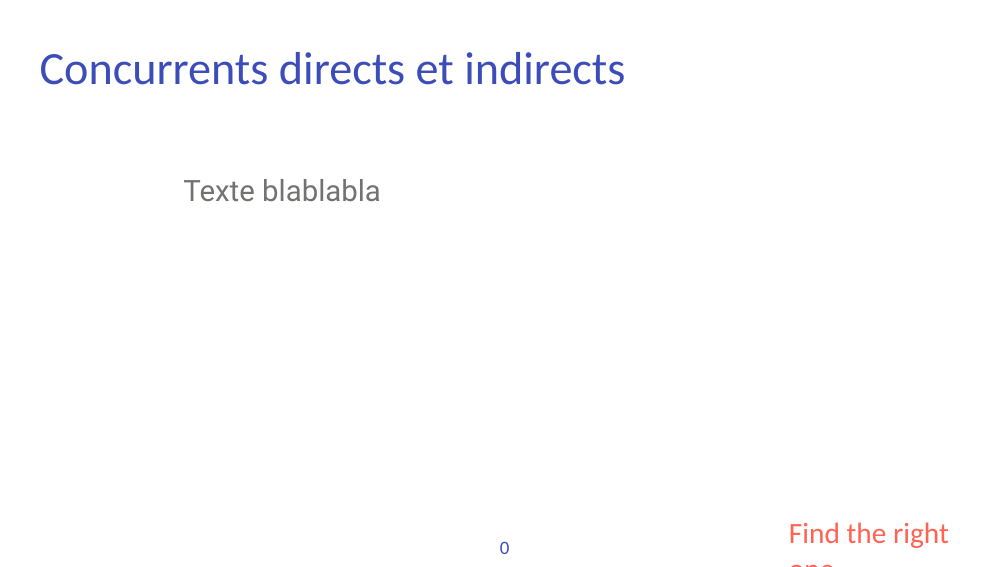
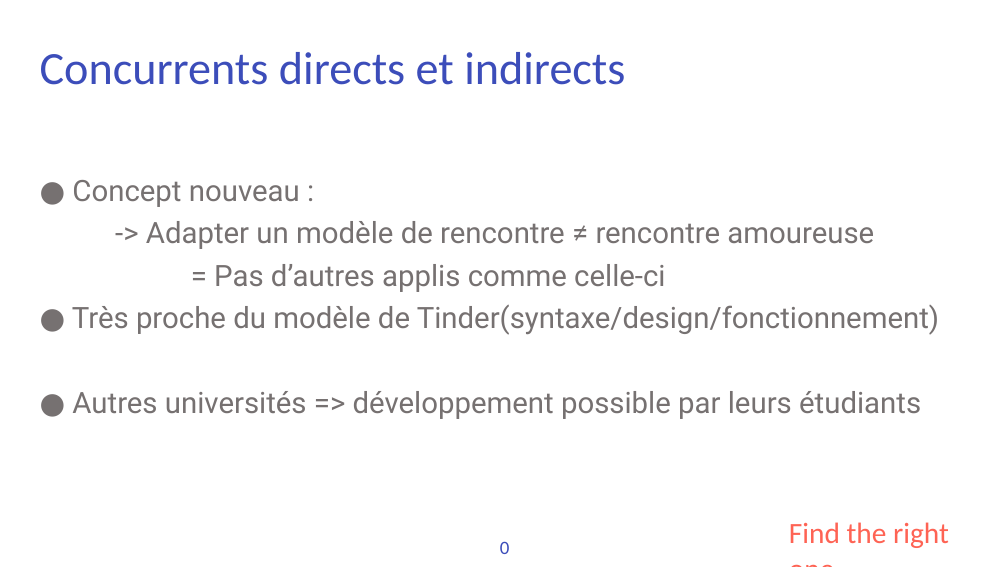
Before and after one commit to solown/ServeurWEB_PROJET, a slide deck: slide 19 of presentation/fr81.pptx. Drawn at 1008x567 pixels with LibreOffice and Linux fonts; fonts in the diff are those of the drawing; background and template pictures are left out. Boxes give left, top, right and bottom in pixels: in the first picture for what was removed or moved away, otherwise in the second. Text is boxed around its words. In the diff, an @@ line names an element or a change of style, - is before the commit and + after.

```diff
--- a/presentation/fr81.pptx
+++ b/presentation/fr81.pptx
@@ text at <box>72,180,939,419</box>: text changed @@
-Texte blablabla
+● Concept nouveau :
+-> Adapter un modèle de rencontre ≠ rencontre amoureuse
+= Pas d’autres applis comme celle-ci
+● Très proche du modèle de Tinder(syntaxe/design/fonctionnement)
+● Autres universités => développement possible par leurs étudiants
```
Also in this commit, not shown: 3 other slides changed, 1 other file.
